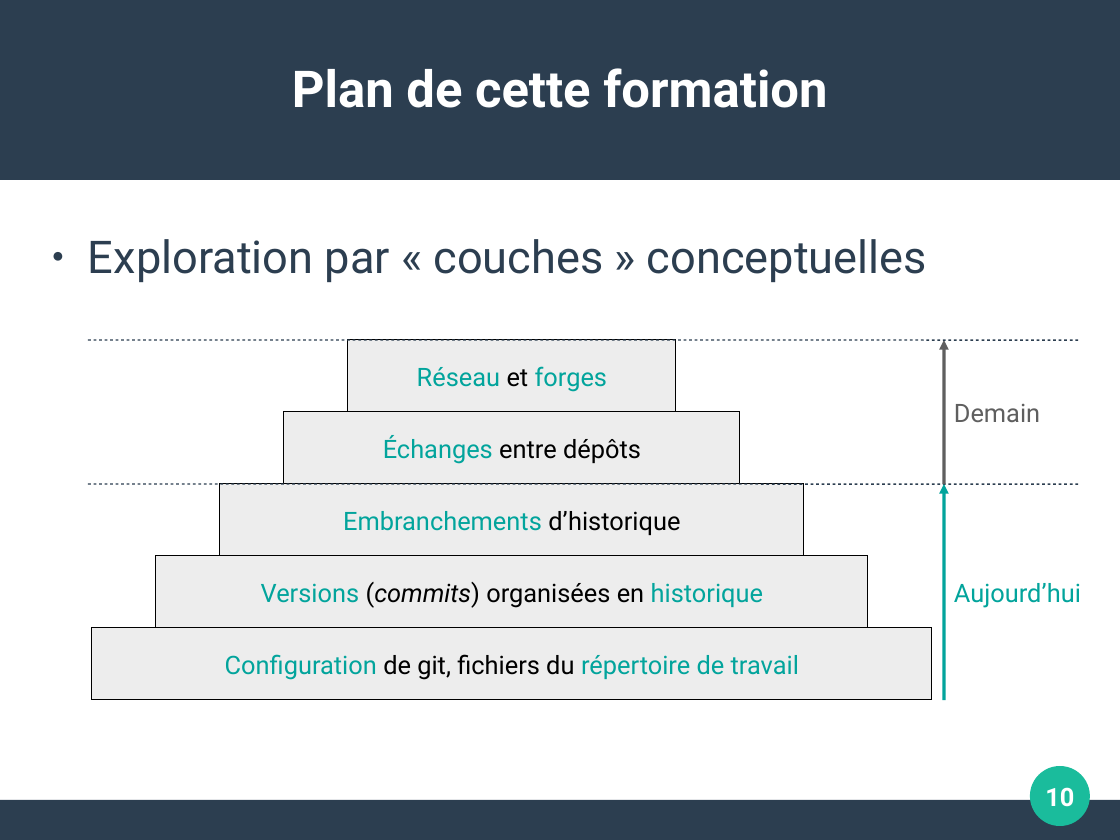
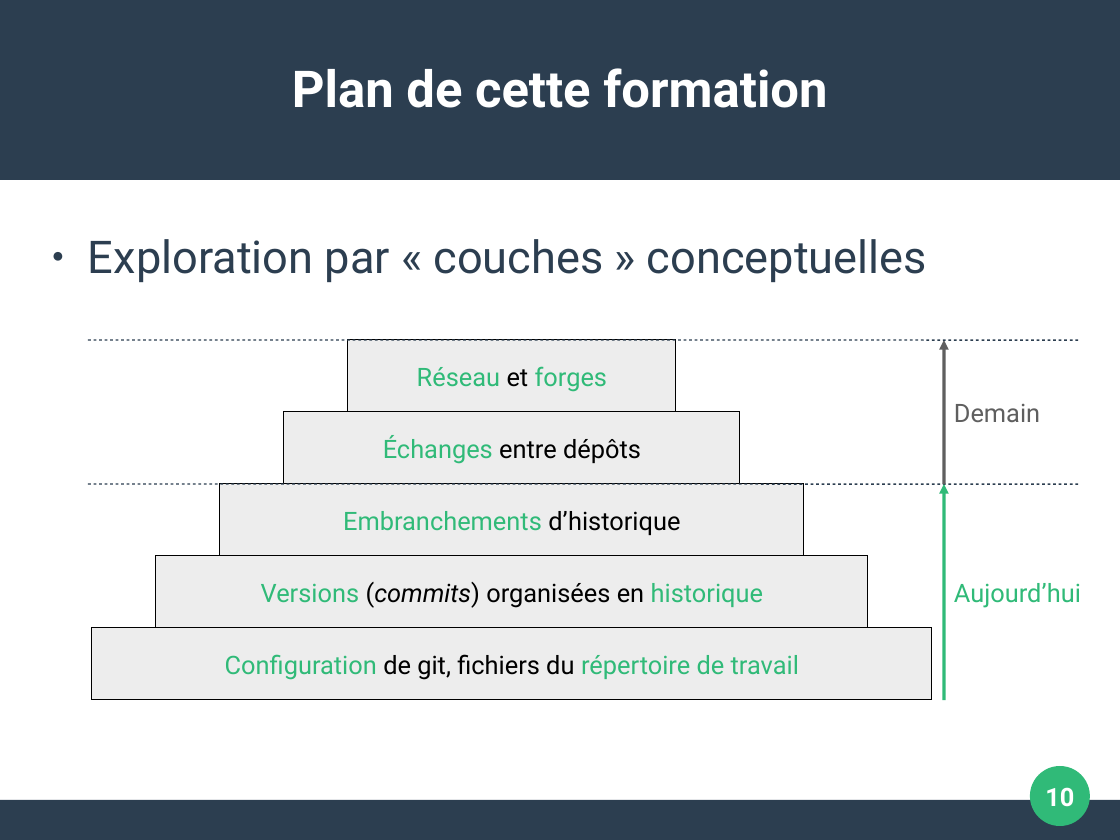
Before and after one commit to pushou/formation-git, a slide deck: slide 10 of Pres1-Introduction.odp. Drawn at 1120x840 pixels with LibreOffice and Linux fonts; fonts in the diff are those of the drawing. Boxes give left, top, right and bottom in pixels: in the first picture for what was removed or moved away, otherwise in the second. Text is boxed around its words. In the diff, an @@ line names an element or a change of style, - is before the commit and + after.

Commit message:
Mise à jour couleurs slides + ajout collab locale slides réseau

```diff
--- a/Pres1-Introduction.odp
+++ b/Pres1-Introduction.odp
@@ rectangle "Réseau et forges" at (349,340,677,413): text colour #02A49C to #30BA78 in "Réseau forges" @@
@@ rectangle "Échanges entre dépôts" at (285,413,741,485): text colour #02A49C to #30BA78 in "Échanges" @@
@@ rectangle "Embranchements d’historique" at (221,484,805,556): text colour #02A49C to #30BA78 in "Embranchements" @@
@@ text "Aujourd’hui" at (954,583,1081,608): text colour #02A49C to #30BA78 @@
@@ arrow (944, 700) - (944, 484): stroke #02A49C 2.3 pt to #30BA78 2.3 pt @@
@@ rectangle "Versions (commits) organisées en historique" at (157,556,869,628): text colour #02A49C to #30BA78 in "Versions historique" @@
@@ rectangle "Configuration de git, fichiers du ..." at (92,628,933,700): text colour #02A49C to #30BA78 in "Configuration répertoire de travail" @@
@@ ellipse at (1031,766,1091,826): fill #1ABC9C to #30BA78 @@
```
Also in this commit, not shown: 9 other slides changed, 6 other files.
